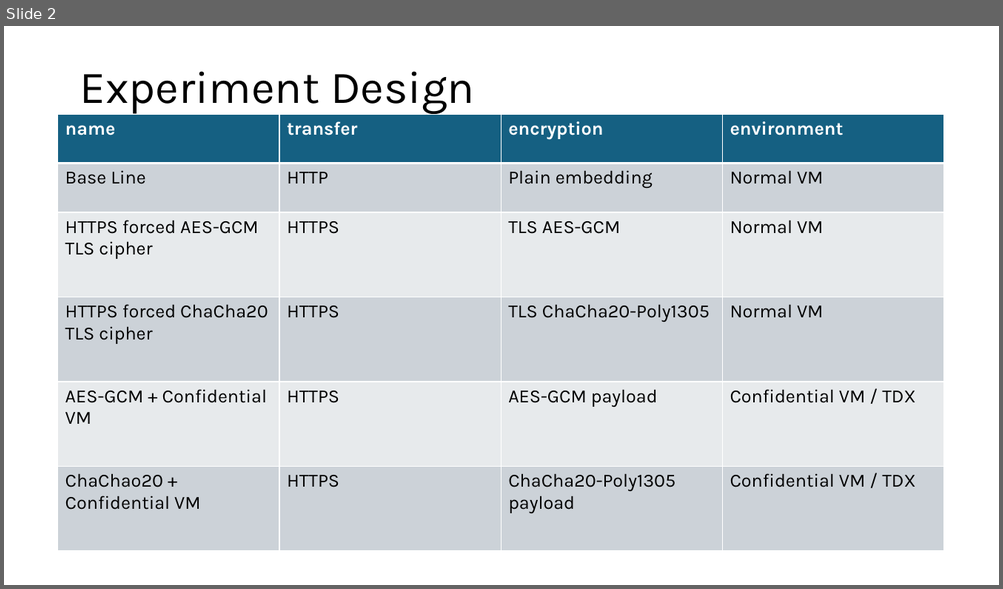
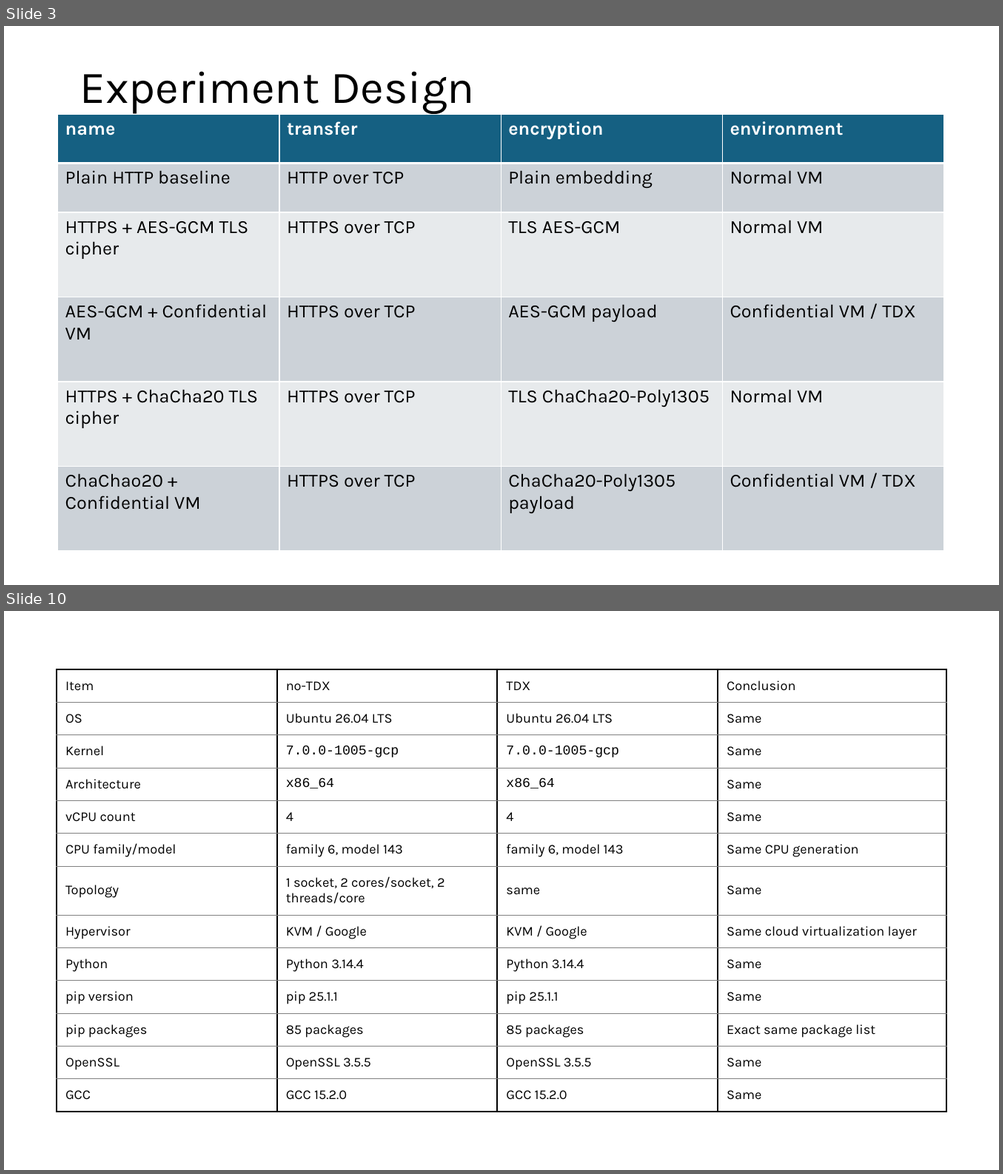
Before and after one commit to YMa10-ACS/CT5195-Master-capstone, a slide deck: Records/experiment.pptx. Shown one above the other, each under a label of ours: slide 2 before the commit, slides 3 and 10 after it; the slides between them are not shown. The pictures are 1003x589 and 1003x1174 pixels, drawn with LibreOffice and Linux fonts; fonts in the diff are those of the drawing. Boxes give left, top, right and bottom in pixels: in the first picture for what was removed or moved away, otherwise in the second. Text is boxed around its words. In the diff, an @@ line names an element or a change of style, - is before the commit and + after.

```diff
--- a/Records/experiment.pptx
+++ b/Records/experiment.pptx
@@ slide 10 added at (4,611,999,1170), background #FFFFFF @@
@@ table added at (57,669,945,1112), 13 rows, 4 columns @@
+Item | no-TDX | TDX | Conclusion
+OS | Ubuntu 26.04 LTS | Ubuntu 26.04 LTS | Same
+Kernel | 7.0.0-1005-gcp | 7.0.0-1005-gcp | Same
+Architecture | x86_64 | x86_64 | Same
+vCPU count | 4 | 4 | Same
+CPU family/model | family 6, model 143 | family 6, model 143 | Same CPU generation
+Topology | 1 socket, 2 cores/socket, 2 threads/core | same | Same
+Hypervisor | KVM / Google | KVM / Google | Same cloud virtualization layer
+Python | Python 3.14.4 | Python 3.14.4 | Same
+pip version | pip 25.1.1 | pip 25.1.1 | Same
+pip packages | 85 packages | 85 packages | Exact same package list
+OpenSSL | OpenSSL 3.5.5 | OpenSSL 3.5.5 | Same
+GCC | GCC 15.2.0 | GCC 15.2.0 | Same
@@ what was slide 2 is now slide 3 @@
@@ slide 3 changed as well @@
@@ table at (58,114,944,551) @@
-row 2, column 1: Base Line
+row 2, column 1: Plain HTTP baseline
-row 2, column 2: HTTP
+row 2, column 2: HTTP over TCP
-row 3, column 1: HTTPS forced AES-GCM TLS cipher
+row 3, column 1: HTTPS + AES-GCM TLS cipher
-row 3, column 2: HTTPS
+row 3, column 2: HTTPS over TCP
-row 4: HTTPS forced ChaCha20 TLS cipher | HTTPS | TLS ChaCha20-Poly1305 | Normal VM
+row 4: AES-GCM + Confidential VM | HTTPS over TCP | AES-GCM payload | Confidential VM / TDX
-row 5: AES-GCM + Confidential VM | HTTPS | AES-GCM payload | Confidential VM / TDX
+row 5: HTTPS + ChaCha20 TLS cipher | HTTPS over TCP | TLS ChaCha20-Poly1305 | Normal VM
-row 6, column 2: HTTPS
+row 6, column 2: HTTPS over TCP
```
Also in this commit, not shown: 1 other slide changed, 12 other slides added, 1 slide removed, 1 other file.
